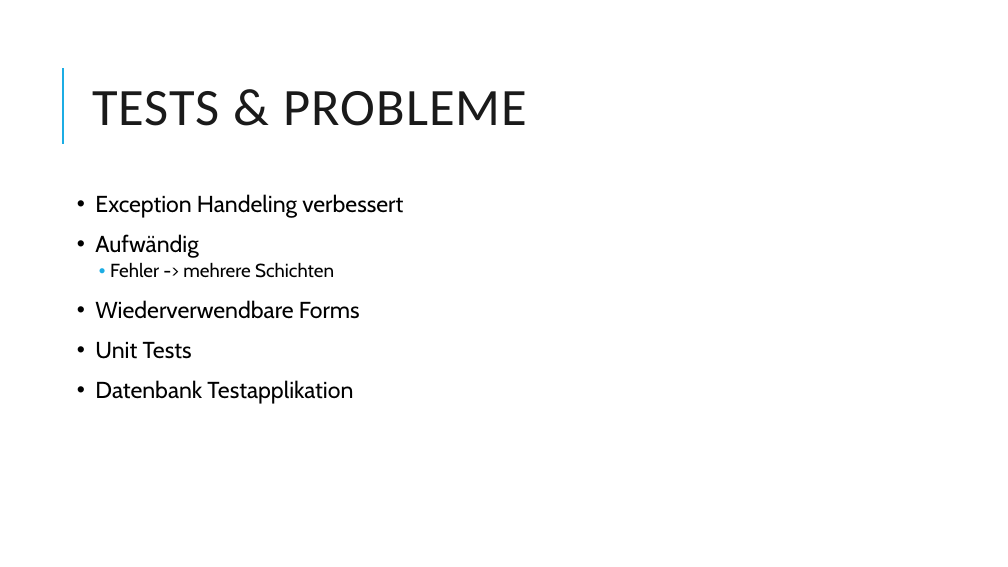
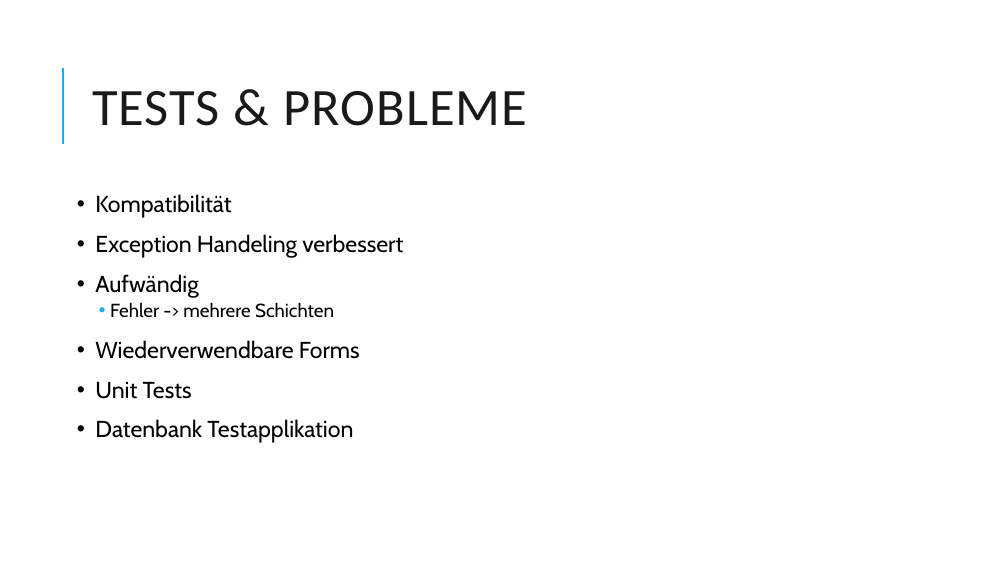
Before and after one commit to Dabjazz/SportsClubManager, a slide deck: slide 44 of Presentation/Presentation.pptx (slide 42 before the commit). Drawn at 1008x567 pixels with LibreOffice and Linux fonts; fonts in the diff are those of the drawing. Boxes give left, top, right and bottom in pixels: in the first picture for what was removed or moved away, otherwise in the second. Text is boxed around its words. In the diff, an @@ line names an element or a change of style, - is before the commit and + after.

```diff
--- a/Presentation/Presentation.pptx
+++ b/Presentation/Presentation.pptx
@@ text at (95, 194, 231, 218): paragraph added @@
+• Kompatibilität
```
Also in this commit, not shown: 4 other slides changed, 2 slides added, 6 other files.
